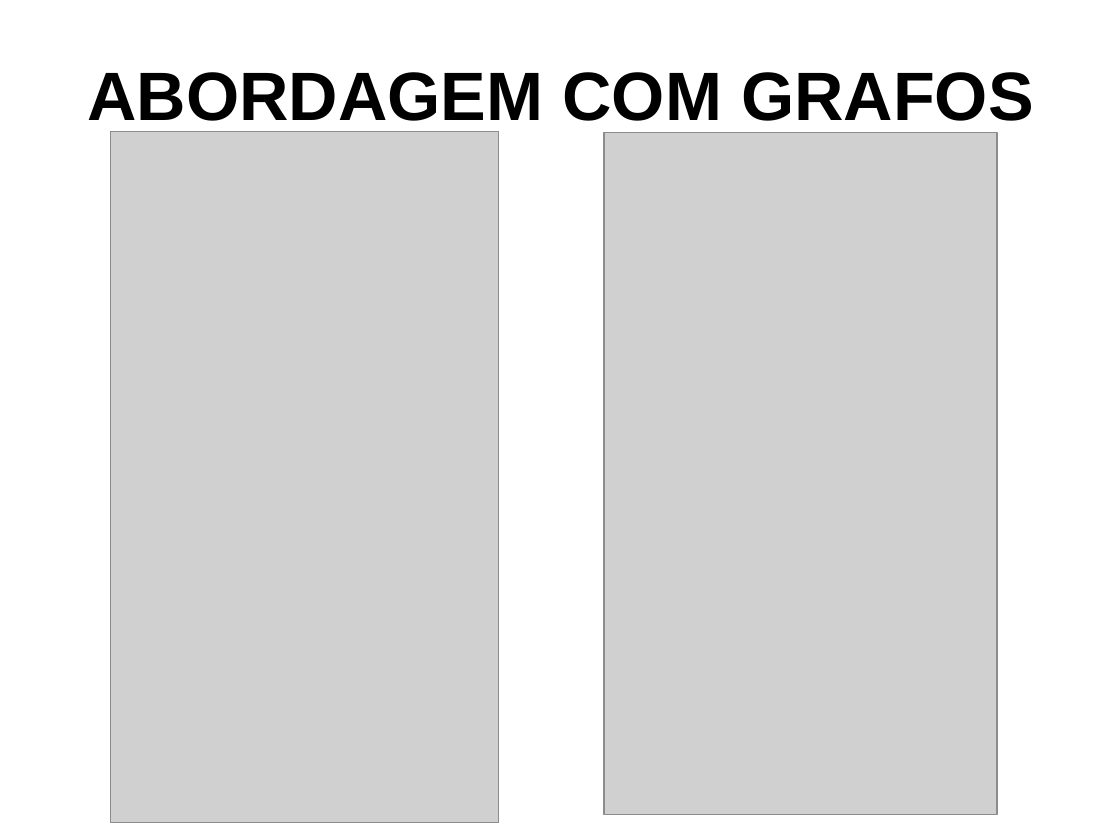
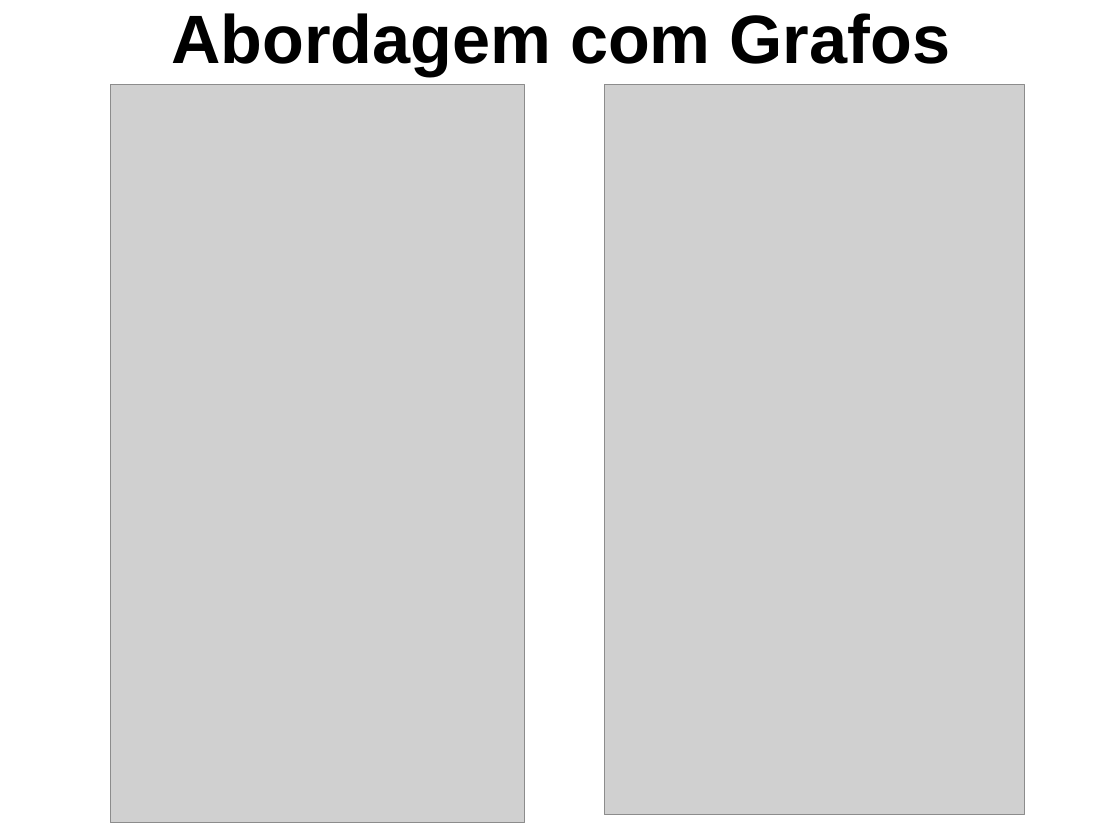
Before and after one commit to dalton-reis/tcc_bcc_2018_2_drkrause_DjonathanRafaelKrause, a slide deck: slide 20 of Textos/ApresentacaoTCC-DjonathanKrause.pptx. Drawn at 1120x840 pixels with LibreOffice and Linux fonts; fonts in the diff are those of the drawing; grey boxes stand for pictures; background and template pictures are left out. Boxes give left, top, right and bottom in pixels: in the first picture for what was removed or moved away, otherwise in the second. Text is boxed around its words. In the diff, an @@ line names an element or a change of style, - is before the commit and + after.

```diff
--- a/Textos/ApresentacaoTCC-DjonathanKrause.pptx
+++ b/Textos/ApresentacaoTCC-DjonathanKrause.pptx
@@ title at <box>171,13,950,76</box>: text changed @@
-ABORDAGEM COM GRAFOS
+Abordagem com Grafos
@@ picture: place and size @@
-picture at <box>110,131,497,822</box>
+picture at <box>110,84,524,822</box>
@@ picture: place and size @@
-picture at <box>604,132,997,814</box>
+picture at <box>604,84,1025,814</box>
```
Also in this commit, not shown: 13 other slides changed, 5 slides added, 46 other files.
